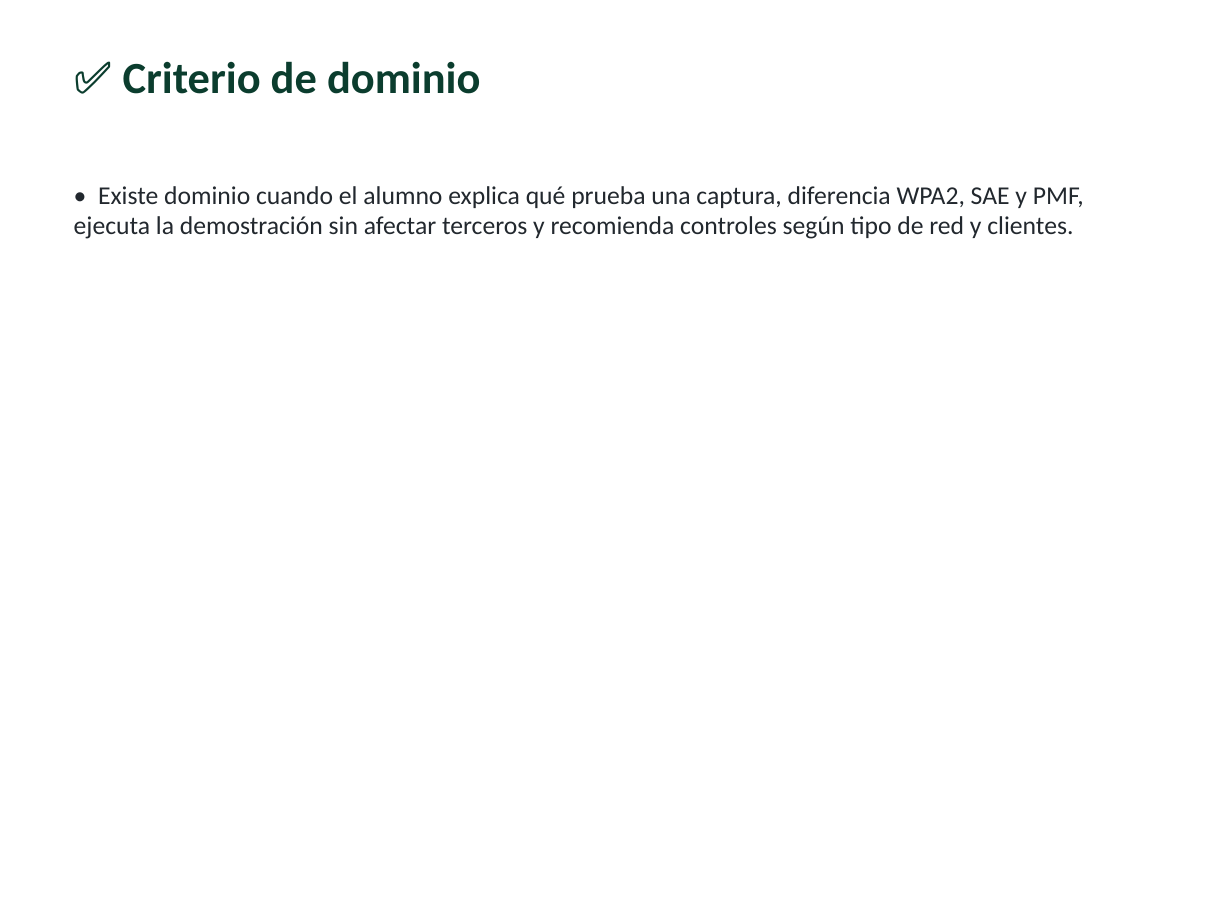
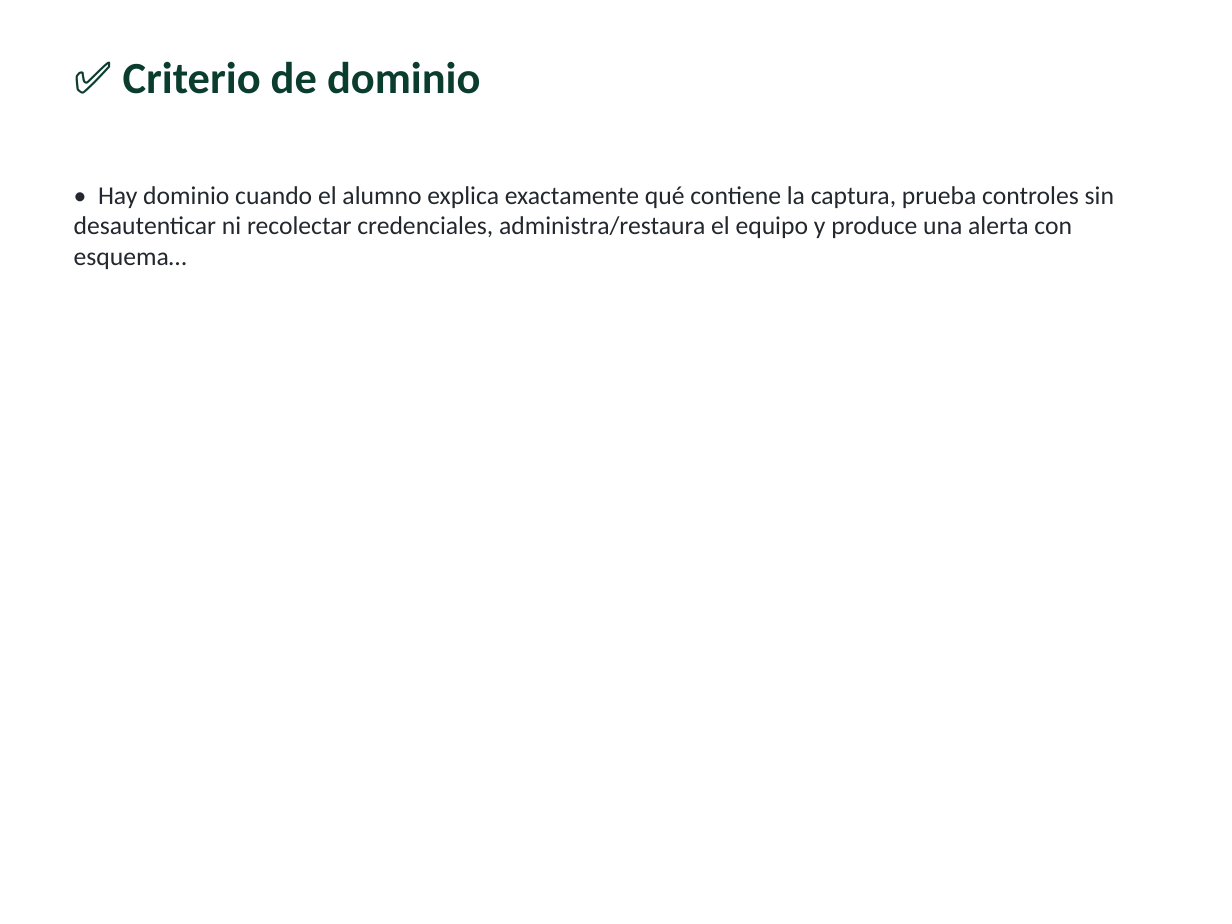
Before and after one commit to vladimiracunadev-create/modern-cybersecurity-program, a slide deck: slide 8 of classes/parte-13-seguridad-movil-iot-e-inalambrica/272-ataques-wifi-avanzados-evil-twin-y-pmkid/clase-272-presentacion.pptx (slide 7 before the commit). Drawn at 1232x924 pixels with LibreOffice and Linux fonts; fonts in the diff are those of the drawing. Boxes give left, top, right and bottom in pixels: in the first picture for what was removed or moved away, otherwise in the second. Text is boxed around its words. In the diff, an @@ line names an element or a change of style, - is before the commit and + after.

```diff
--- a/classes/parte-13-seguridad-movil-iot-e-inalambrica/272-ataques-wifi-avanzados-evil-twin-y-pmkid/clase-272-presentacion.pptx
+++ b/classes/parte-13-seguridad-movil-iot-e-inalambrica/272-ataques-wifi-avanzados-evil-twin-y-pmkid/clase-272-presentacion.pptx
@@ text at (74, 186, 1114, 269): text changed @@
-• Existe dominio cuando el alumno explica qué prueba una captura, diferencia WPA2, SAE y PMF, ejecuta la demostración sin afectar terceros y recomienda controles según tipo de red y clientes.
+• Hay dominio cuando el alumno explica exactamente qué contiene la captura, prueba controles sin desautenticar ni recolectar credenciales, administra/restaura el equipo y produce una alerta con esquema…
```
Also in this commit, not shown: 8 other slides changed, 8 slides added, 7 slides removed, 27 other files.
